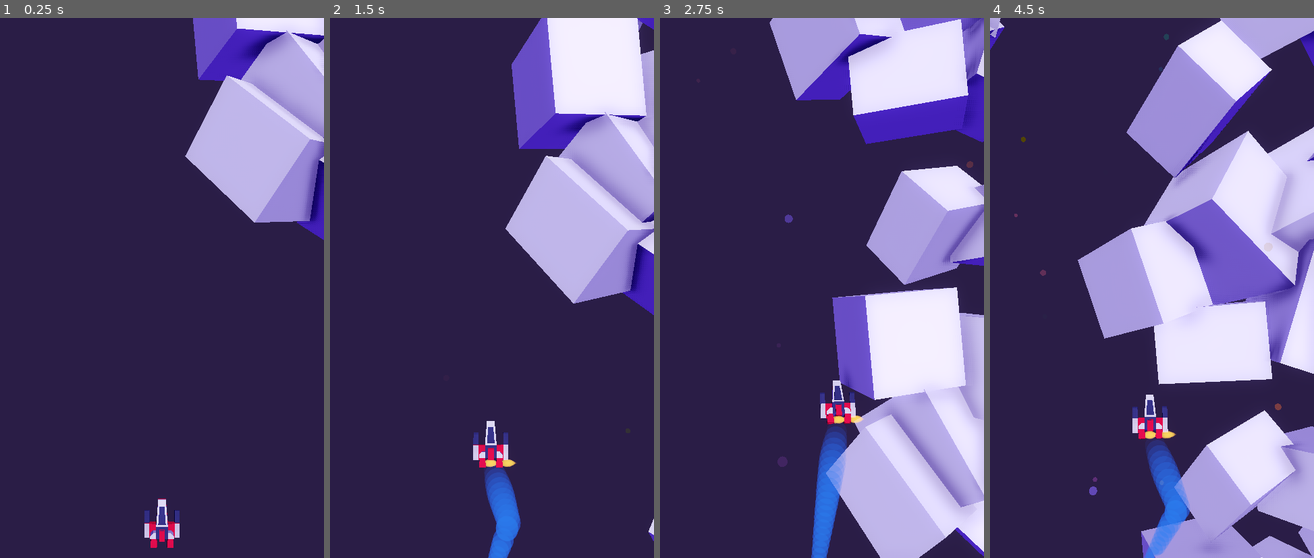
Above: before the commit, frames 1-4 (left to right).
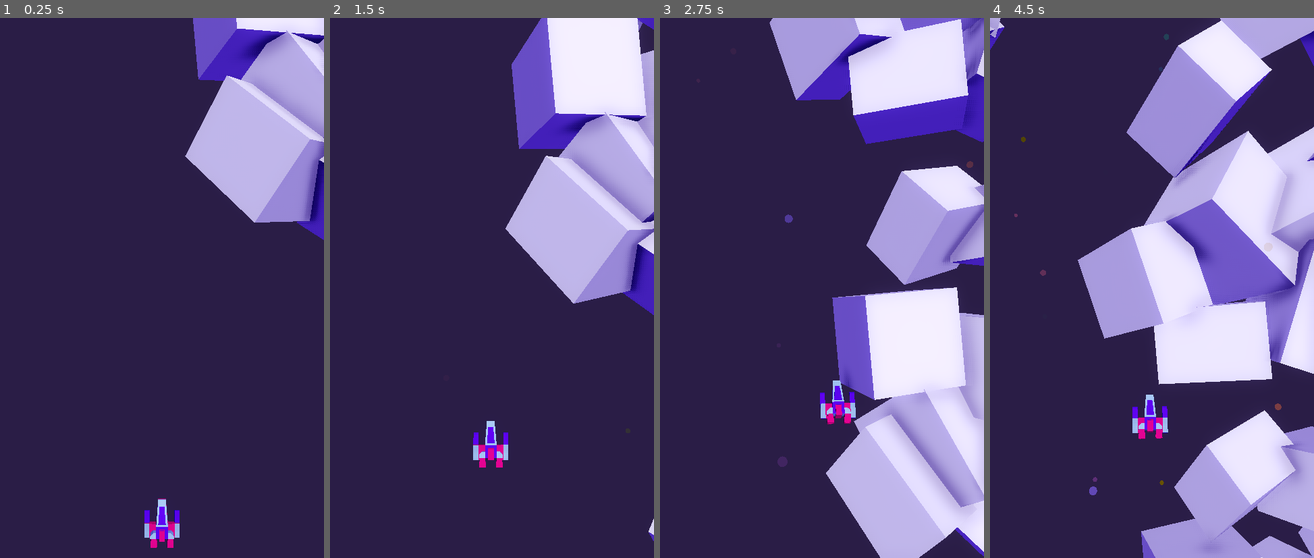
Above: after the commit, the same moments.

Repository: rajin-s/hyperspace_drifter
Game: Godot game, scene res://Main.tscn
Same seed, same stepped clock (60 frames per second), same inputs: the game is played once before the commit and once after it.
Inputs (mouse positions are in pixels of both pictures, inside the frame that each line leads up to):
- Up to frame 1 (0.25 s): no input
- Up to frame 2 (1.5 s): tap Enter (ui_accept) at 0.5, 0.77, 1.25 s; move the mouse to (563, 261) at 0.52 s; move the mouse to (427, 315) at 1.27 s
- Up to frame 3 (2.75 s): tap Enter (ui_accept) at 1.52, 2 s; move the mouse to (854, 169) at 2.02 s
- Up to frame 4 (4.5 s): move the mouse to (1135, 396) at 2.77 s; tap Enter (ui_accept) at 3.02, 3.5, 3.77, 4.25 s; move the mouse to (1249, 369) at 3.52 s; move the mouse to (1054, 207) at 4.27 s

The runs differ from the first frame. In frame 1, 0.6% of the frame differs, in the area x 44-56%, y 89-99%; in frame 2, 1.9%; in frame 3, 2.3%, in the area x 46-93%, y 42-100%; in frame 4, 2.2%.

Commit message:
Wednesday class

Diff:
--- a/Assets/Materials/MAT_Burn.tres
+++ b/Assets/Materials/MAT_Burn.tres
@@ -5,4 +5,4 @@
 flags_transparent = true
 flags_unshaded = true
 vertex_color_use_as_albedo = true
-albedo_color = Color( 1, 0.764706, 0.356863, 0.0666667 )
+albedo_color = Color( 1, 1, 1, 0.184314 )
--- a/Assets/Materials/MAT_Dark.tres
+++ b/Assets/Materials/MAT_Dark.tres
@@ -3,4 +3,4 @@
 [resource]
 
 vertex_color_use_as_albedo = true
-albedo_color = Color( 0.333333, 0.333333, 0.521569, 1 )
+albedo_color = Color( 0.478431, 0, 1, 1 )
--- a/Assets/Materials/MAT_Red.tres
+++ b/Assets/Materials/MAT_Red.tres
@@ -3,4 +3,4 @@
 [resource]
 
 vertex_color_use_as_albedo = true
-albedo_color = Color( 1, 0.121569, 0.329412, 1 )
+albedo_color = Color( 1, 0, 0.513726, 1 )
--- a/Assets/Materials/MAT_Smoke.tres
+++ b/Assets/Materials/MAT_Smoke.tres
@@ -2,7 +2,6 @@
 
 [resource]
 
-flags_transparent = true
 flags_unshaded = true
 vertex_color_use_as_albedo = true
-albedo_color = Color( 0.203922, 0.411765, 0.807843, 0.0352941 )
+albedo_color = Color( 0.8, 0.8, 0.8, 1 )
--- a/Assets/Materials/MAT_Steel.tres
+++ b/Assets/Materials/MAT_Steel.tres
@@ -3,4 +3,4 @@
 [resource]
 
 vertex_color_use_as_albedo = true
-albedo_color = Color( 0.894118, 0.929412, 0.929412, 1 )
+albedo_color = Color( 0.721569, 0.905882, 1, 1 )
--- a/Assets/Materials/PMAT_Burn.tres
+++ b/Assets/Materials/PMAT_Burn.tres
@@ -2,8 +2,8 @@
 
 [sub_resource type="Gradient" id=1]
 
-offsets = PoolRealArray( 0, 0.35, 0.679167, 1 )
-colors = PoolColorArray( 1, 1, 1, 0, 1, 1, 1, 1, 1, 1, 1, 1, 1, 1, 1, 0 )
+offsets = PoolRealArray( 0, 0.35, 0.679167, 0.995098, 1 )
+colors = PoolColorArray( 0.417969, 0.918152, 1, 0, 0.4375, 0.749512, 1, 1, 0.9375, 0.355225, 0.737343, 1, 1, 0, 0.398438, 0.122231, 1, 1, 1, 0 )
 
 [sub_resource type="GradientTexture" id=2]
 
--- a/Assets/Materials/PMAT_Smoke.tres
+++ b/Assets/Materials/PMAT_Smoke.tres
@@ -2,8 +2,8 @@
 
 [sub_resource type="Gradient" id=1]
 
-offsets = PoolRealArray( 0, 0.35, 0.679167, 1 )
-colors = PoolColorArray( 1, 1, 1, 0, 1, 1, 1, 1, 1, 1, 1, 1, 1, 1, 1, 0 )
+offsets = PoolRealArray( 0, 0.35, 0.681373, 1 )
+colors = PoolColorArray( 0.348129, 0.772019, 0.990234, 0, 0.860345, 0.302124, 0.966797, 1, 1, 0.0117188, 0.625534, 1, 0.626953, 0, 0, 0 )
 
 [sub_resource type="GradientTexture" id=2]
 
--- a/Prefabs/PlayerShip.tscn
+++ b/Prefabs/PlayerShip.tscn
@@ -1,29 +1,31 @@
-[gd_scene load_steps=23 format=2]
+[gd_scene load_steps=25 format=2]
 
 [ext_resource path="res://Assets/Models/spaceCraft3.obj" type="ArrayMesh" id=1]
-[ext_resource path="res://Assets/Materials/MAT_Red.tres" type="Material" id=2]
-[ext_resource path="res://Assets/Materials/MAT_Dark.tres" type="Material" id=3]
-[ext_resource path="res://Assets/Materials/PMAT_Smoke.tres" type="Material" id=4]
-[ext_resource path="res://Assets/Materials/MAT_Smoke.tres" type="Material" id=5]
-[ext_resource path="res://Assets/Materials/PMAT_Burn.tres" type="Material" id=6]
-[ext_resource path="res://Assets/Materials/MAT_Burn.tres" type="Material" id=7]
-[ext_resource path="res://Assets/Materials/MAT_Asteroid.tres" type="Material" id=8]
-[ext_resource path="res://Assets/Models/asteroid.obj" type="ArrayMesh" id=9]
-[ext_resource path="res://Assets/Models/thin_ring.obj" type="ArrayMesh" id=10]
-[ext_resource path="res://Assets/Materials/MAT_Star.tres" type="Material" id=11]
-[ext_resource path="res://Scripts/Components/c_movement_base.gd" type="Script" id=12]
-[ext_resource path="res://Scripts/Components/c_velocity_angle.gd" type="Script" id=13]
-[ext_resource path="res://Scripts/Player/c_player_input.gd" type="Script" id=14]
+[ext_resource path="res://Assets/Materials/MAT_Steel.tres" type="Material" id=2]
+[ext_resource path="res://Assets/Materials/MAT_Red.tres" type="Material" id=3]
+[ext_resource path="res://Assets/Materials/MAT_Dark.tres" type="Material" id=4]
+[ext_resource path="res://Assets/Materials/PMAT_Smoke.tres" type="Material" id=5]
+[ext_resource path="res://Assets/Materials/MAT_Smoke.tres" type="Material" id=6]
+[ext_resource path="res://Assets/Materials/PMAT_Burn.tres" type="Material" id=7]
+[ext_resource path="res://Assets/Materials/MAT_Burn.tres" type="Material" id=8]
+[ext_resource path="res://Scripts/s_trail.gd" type="Script" id=9]
+[ext_resource path="res://Assets/Materials/MAT_Asteroid.tres" type="Material" id=10]
+[ext_resource path="res://Assets/Models/asteroid.obj" type="ArrayMesh" id=11]
+[ext_resource path="res://Assets/Models/thin_ring.obj" type="ArrayMesh" id=12]
+[ext_resource path="res://Assets/Materials/MAT_Star.tres" type="Material" id=13]
+[ext_resource path="res://Scripts/Components/c_movement_base.gd" type="Script" id=14]
+[ext_resource path="res://Scripts/Components/c_velocity_angle.gd" type="Script" id=15]
+[ext_resource path="res://Scripts/Player/c_player_input.gd" type="Script" id=16]
 
 [sub_resource type="SphereMesh" id=1]
 
-material = ExtResource( 5 )
+material = ExtResource( 6 )
 radius = 0.5
 height = 1.0
 
 [sub_resource type="SphereMesh" id=2]
 
-material = ExtResource( 7 )
+material = ExtResource( 8 )
 radius = 0.5
 height = 1.0
 
@@ -78,55 +80,61 @@
 [node name="Mesh Small" type="MeshInstance" parent="Model"]
 transform = Transform( 1, 0, 0, 0, -4.37114e-008, -1, 0, 1, -4.37114e-008, 0, 0, 0 )
 mesh = ExtResource( 1 )
-material/0 = null
-material/1 = ExtResource( 2 )
-material/2 = ExtResource( 3 )
-material/3 = ExtResource( 3 )
+material/0 = ExtResource( 2 )
+material/1 = ExtResource( 3 )
+material/2 = ExtResource( 4 )
+material/3 = ExtResource( 4 )
 
 [node name="Trail Particles" type="Particles" parent="Model"]
 transform = Transform( -1, -3.82137e-015, -8.74228e-008, -8.74228e-008, 4.37114e-008, 1, 0, 1, -4.37114e-008, 0, -0.487426, 0.115834 )
-amount = 500
+visible = false
+amount = 10
 lifetime = 1.4
-speed_scale = 2.4
 visibility_aabb = AABB( -4, -3.84619, -4, 8, 8, 8 )
 local_coords = false
-process_material = ExtResource( 4 )
+draw_order = 2
+process_material = ExtResource( 5 )
 draw_pass_1 = SubResource( 1 )
 
 [node name="Burn Particles L" type="Particles" parent="Model"]
 transform = Transform( 1, 0, 0, 0, 0.0107473, -0.999942, 0, 0.999942, 0.0107473, -0.288, -0.559438, 0.260305 )
+visible = false
 amount = 70
 lifetime = 0.19
 visibility_aabb = AABB( -4, -3.84619, -4, 8, 8, 8 )
 draw_order = 2
-process_material = ExtResource( 6 )
+process_material = ExtResource( 7 )
 draw_pass_1 = SubResource( 2 )
 
 [node name="Burn Particles R" type="Particles" parent="Model"]
 transform = Transform( 1, 0, 0, 0, 0.0107473, -0.999942, 0, 0.999942, 0.0107473, 0.288377, -0.559937, 0.25995 )
+visible = false
 amount = 70
 lifetime = 0.19
 visibility_aabb = AABB( -4, -3.84619, -4, 8, 8, 8 )
 draw_order = 2
-process_material = ExtResource( 6 )
+process_material = ExtResource( 7 )
 draw_pass_1 = SubResource( 2 )
+
+[node name="Trail" type="ImmediateGeometry" parent="Model"]
+script = ExtResource( 9 )
 
 [node name="Background Asteroids" type="Particles" parent="."]
 editor/display_folded = true
 transform = Transform( 1, 2.64491e-008, 2.30406e-009, -2.64491e-008, 1, 2.21004e-008, -2.30406e-009, -2.21004e-008, 1, -0.424244, 3.8147e-006, 2.41713 )
 visible = false
-material_override = ExtResource( 8 )
+material_override = ExtResource( 10 )
 amount = 100
 preprocess = 100.0
 visibility_aabb = AABB( -25.4971, -4, -22.2549, 50.9941, 8, 44.5098 )
 local_coords = false
 draw_order = 2
 process_material = SubResource( 4 )
-draw_pass_1 = ExtResource( 9 )
+draw_pass_1 = ExtResource( 11 )
 
 [node name="Particle Mesh" type="MeshInstance" parent="Background Asteroids"]
 transform = Transform( 8.71517, 4.86785e-016, 0, 4.43782e-016, 5.49885, -2.20239e-007, 0, -8.97461e-008, 8.71517, 0, 0, 0 )
-mesh = ExtResource( 10 )
+mesh = ExtResource( 12 )
 material/0 = null
 
 [node name="Background Particles" type="Particles" parent="."]
--- a/Scripts/Components/c_randomize_transform.gd
+++ b/Scripts/Components/c_randomize_transform.gd
@@ -25,7 +25,7 @@
 	if !object is Spatial:
 		print("c_randomize_transform -> parent is not Spatial!")
 	else:
-		print("randomize %s transform" % name)
+		# print("randomize %s transform" % name)
 		if scale_x: object.scale.x = rand_range(scale_min, scale_max)
 		if scale_y: object.scale.y = rand_range(scale_min, scale_max)
 		if scale_z: object.scale.z = rand_range(scale_min, scale_max)
--- a/Scripts/s_level_generator.gd
+++ b/Scripts/s_level_generator.gd
@@ -48,5 +48,5 @@
 	path_node.spawn_obstacles()
 	path_node.spawn_enemies()
 
-	print("Spawn path from %s to %s" % [ last_path_point, next_path_point ])
+	# print("Spawn path from %s to %s" % [ last_path_point, next_path_point ])
 	last_path_point = next_path_point
--- /dev/null
+++ b/Scripts/s_trail.gd
@@ -0,0 +1,25 @@
+extends ImmediateGeometry
+
+export var lifetime : float = 1
+export var width_curve : CurveTexture
+export var color_gradient : GradientTexture
+
+var left_points : Array = []
+var right_points : Array = []
+var point_lifetimes : Array = []
+
+func _process(delta : float) -> void:
+	update_lifetimes(delta)
+	update_points()
+	draw_trail()
+
+func update_lifetimes(delta : float) -> void:
+	for i in len(point_lifetimes):
+		point_lifetimes[i] += delta / lifetime
+
+func update_points() -> void:
+	#
+	pass
+
+func draw_trail():
+	pass
--- a/project.godot
+++ b/project.godot
@@ -42,6 +42,15 @@
 window/size/width=480
 window/size/height=800
 
+[input]
+
+player_fire_primary={
+"deadzone": 0.5,
+"events": [ Object(InputEventMouseButton,"resource_local_to_scene":false,"resource_name":"","device":0,"alt":false,"shift":false,"control":false,"meta":false,"command":false,"button_mask":0,"position":Vector2( 0, 0 ),"global_position":Vector2( 0, 0 ),"factor":1.0,"button_index":1,"pressed":false,"doubleclick":false,"script":null)
+, Object(InputEventKey,"resource_local_to_scene":false,"resource_name":"","device":0,"alt":false,"shift":false,"control":false,"meta":false,"command":false,"pressed":false,"scancode":32,"unicode":0,"echo":false,"script":null)
+ ]
+}
+
 [rendering]
 
 quality/filters/msaa=2
Not shown: 3 places in Prefabs/PlayerShip.tscn that only renumber resources
